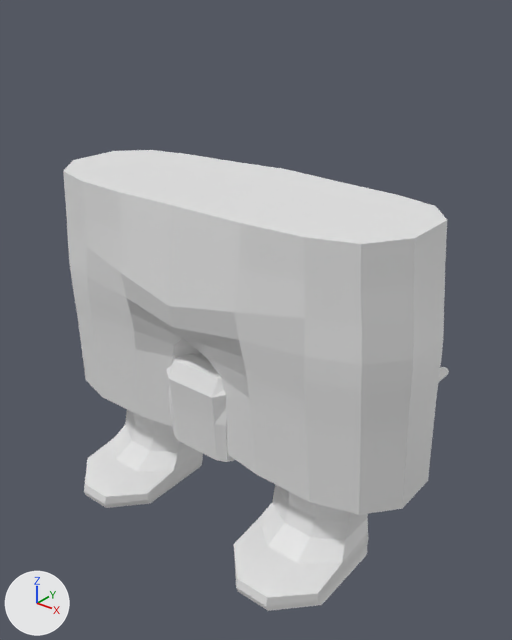
The Blender file Alexander/Animation/Spitballanimation.blend as it was, and as the next commit left it.
Camera for both pictures: a 50 mm lens placed at (9.21, -10.71, 8.65), pointed at (0.12, 0.66, 1.6). Arrows for +X, +Y and +Z are at lower left; the lights stay in place. The same objects are shown in both versions, whatever each file hides.

The scene before the commit, as lines of its bpy script (objects in view):
```python
me_cube_042 = bpy.data.meshes.new('Cube.042')
me_cube_042.from_pydata(...)  # 479 vertices, 466 faces; spans x -1.19..1.19, y -1.24..1.1, z -1.55..1.15
me_cube_042.materials.append(mat_material_011)  # white #e7e7e7
me_cube_050 = bpy.data.meshes.new('Cube.050')
me_cube_050.from_pydata(...)  # 506 vertices, 422 faces; spans x -3.09..3.29, y -1.45..4.48, z -0.93..1.34
me_cube_051 = bpy.data.meshes.new('Cube.051')
me_cube_051.from_pydata(...)  # 48 vertices, 46 faces; spans x -0.31..0.31, y -0.83..1.05, z 0.47..1.27
me_cube_051.materials.append(mat_material_011)  # white #e7e7e7
me_cube_061 = bpy.data.meshes.new('Cube.061')
me_cube_061.from_pydata(...)  # 167 vertices, 169 faces; spans x 0.0..4.66, y -2.44..2.19, z -3.02..4.81
me_plane_014 = bpy.data.meshes.new('Plane.014')
me_plane_014.from_pydata(...)  # 69 vertices, 44 faces; spans x -0.87..0.86, y -1.03..0.97, z -0.63..0.23
ob_cube_043 = bpy.data.objects.new('Cube.043', me_cube_050)
ob_cube_043.location = (0.0, 0.0, 0.0)
ob_cube_044 = bpy.data.objects.new('Cube.044', me_cube_051)
ob_cube_044.location = (0.0, 0.0, 0.0)
ob_cube_046 = bpy.data.objects.new('Cube.046', me_cube_042)
ob_cube_046.location = (0.0, 0.0, 0.0)
ob_cube_050 = bpy.data.objects.new('Cube.050', me_cube_061)
ob_cube_050.location = (0.0, 0.0, 0.0)
_m = ob_cube_050.modifiers.new('Mirror', 'MIRROR')
ob_plane_002 = bpy.data.objects.new('Plane.002', me_plane_014)
ob_plane_002.location = (0.0, 0.0, 0.0)
```
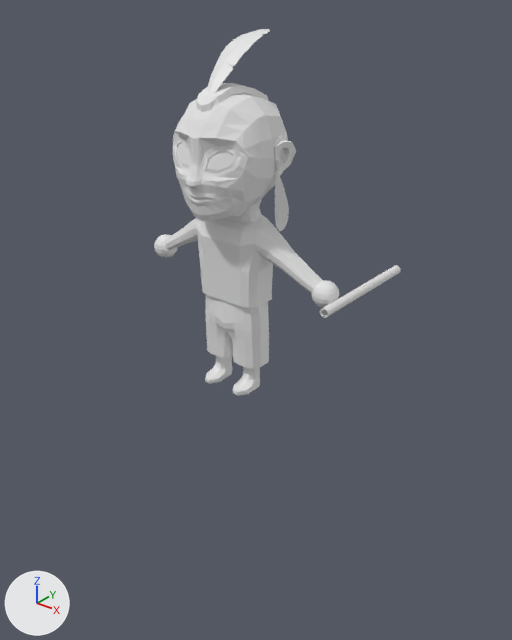
What differs and where, as boxes (x1, y1, x2, y2) in the pictures (512 x 640 px):
'Cube.050', moved, rescaled: before (63, 150, 447, 611); after (205, 295, 269, 396)
'Cube.043', moved, rescaled: before (167, 352, 449, 492); after (154, 215, 401, 318)
'Cube.046', moved (not visible before): after (173, 93, 296, 222)
'Plane.002', moved (not visible before): after (207, 29, 270, 93)
'Cube.044', moved (not visible before): after (196, 83, 269, 112)
'Plane.004', moved (not visible before): after (275, 174, 289, 231)

The change in detail:
Object 'Cube.043' (ob_cube_043) moves from (0.0, 0.0, 0.0) to (0.03, 0.31, 3.16).
Object 'Cube.043' (ob_cube_043) is rescaled from (1.0, 1.0, 1.0) to (0.805, 0.488, 0.805).
Object 'Cube.044' (ob_cube_044) moves from (0.0, 0.0, 0.0) to (0.03, 0.0, 5.54).
Object 'Cube.046' (ob_cube_046) moves from (0.0, 0.0, 0.0) to (0.03, 0.0, 5.54).
Object 'Cube.050' (ob_cube_050) moves from (0.0, 0.0, 0.0) to (0.02, 0.1, 1.1).
Object 'Cube.050' (ob_cube_050) is rescaled from (1.0, 1.0, 1.0) to (0.167, 0.235, 0.275).
Object 'Plane.002' (ob_plane_002) moves from (0.0, 0.0, 0.0) to (0.03, 0.19, 7.35).
